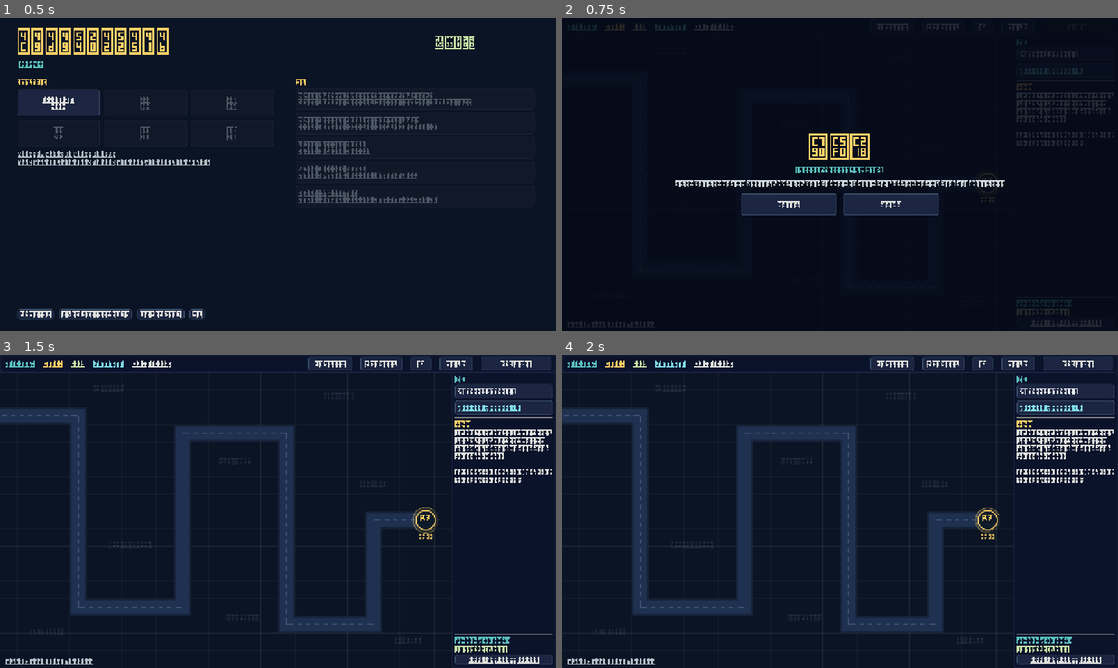
Above: before the commit, frames 1-4 (two rows, left to right).
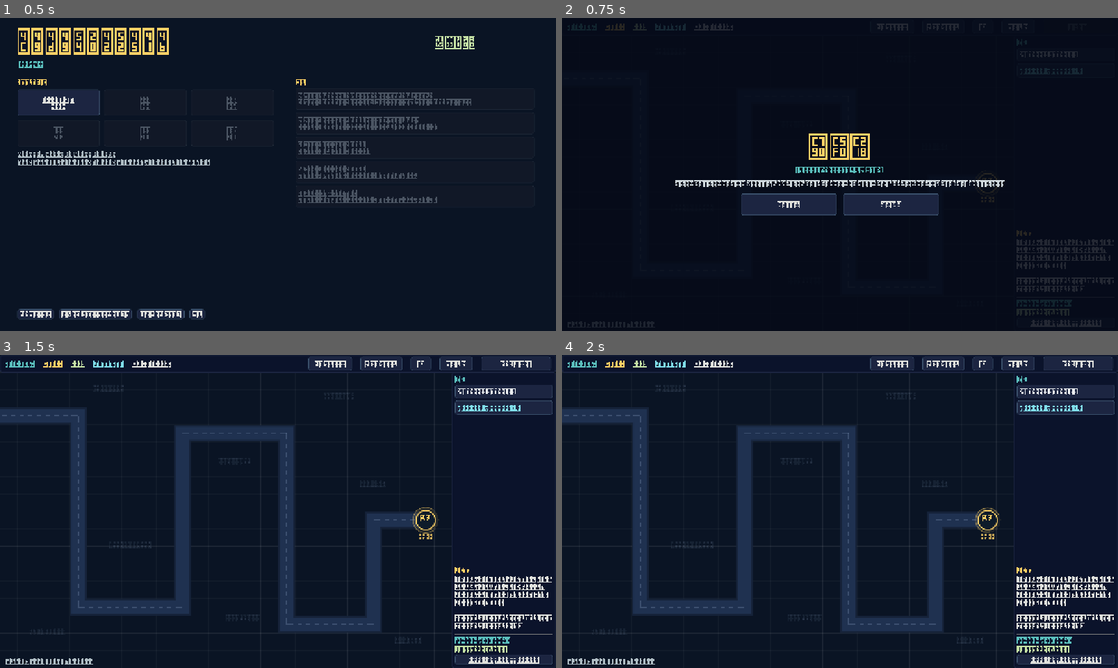
Above: after the commit, the same moments.

Repository: dkssud9999/math-TD
Game: Godot game, scene res://scenes/menu.tscn
Two runs of this game, one before a commit and one after it. Both use one fixed random seed, a clock stepped at 60 frames per second and the inputs below.
Inputs:
- Up to frame 1 (0.5 s): no input
- Up to frame 2 (0.75 s): click "1-1 자연수 ☆☆☆" at 0.5 s
- Up to frame 3 (1.5 s): click "시작 ▶" at 1.25 s
- Up to frame 4 (2 s): no input

Frame 1 is identical in both runs. In frame 2, 1.9% of the frame differs, in the area x 81-100%, y 20-88%; in frame 3, 2.0%, in the area x 81-100%, y 19-88%; in frame 4, 2.0%.

Commit message:
Stronger enemies (multiplicity armour), Σ rework, counterexample dead-end fixes
- Enemies from chapter 2 carry x^m armour: annihilator degree becomes real health;
  ÷x strips layers, D costs one ([D, x] = 1); heavy enemies walk slower.
- Σ: merged leak damage +1 per member; 「기저 정리」 cancels linearly dependent sets
  (exact Gaussian elimination over Q(i)).
- Counterexample absorbed by Σ keeps its identity; finale cleared without the
  counterexample still fires the reveal; x = 0 ultimate skips unmet counterexamples.
- Operator list scrolls so the income buttons stay reachable.
- Next-wave preview shows armour; bot diversifies purchases; balance retuned.

Co-Authored-By: Claude Opus 5.5 <noreply@anthropic.com>
Claude-Session: https://claude.ai/code/session_01Kx8GmJXLMdXoBrxzsHq1Cr

Diff:
--- a/autoload/data.gd
+++ b/autoload/data.gd
@@ -35,7 +35,7 @@
 		"towers": ["sub", "div", "divx", "sqrt", "log2", "diff", "int", "dm1", "harm"]},
 	5: {"name": "5장 · 선형대수", "sub": "L(f + g) = Lf + Lg", "rho": 260, "integrity": 70,
 		"towers": ["sub", "div", "divx", "sqrt", "log2", "diff", "int", "dm1", "harm", "merge"]},
-	6: {"name": "6장 · 연산자 대수", "sub": "eˣ · D · e⁻ˣ = D − 1", "rho": 280, "integrity": 40,
+	6: {"name": "6장 · 연산자 대수", "sub": "eˣ · D · e⁻ˣ = D − 1", "rho": 280, "integrity": 55,
 		"towers": ["sub", "div", "divx", "diff", "int", "dm1", "harm", "merge", "damp"]},
 	7: {"name": "7장 · 시공간", "sub": "□ = ∂ₜ² − ∂ₓ²", "rho": 380, "integrity": 100,
 		"towers": ["sub", "divx", "diff", "int", "dm1", "harm", "merge", "damp", "dtl", "wave"]},
@@ -158,7 +158,7 @@
 	"4-3": {"chapter": 4, "name": "공명", "map": 2, "x_end": 4.0, "base": 7, "growth": 0.9, "interval": [1.1, 0.6],
 		"desc": "x sin x의 소멸자는 (D² + 1)². 같은 고윳값이 두 번 — 공명입니다. 조화 소멸을 거듭제곱으로 연구하세요.",
 		"mix": [["xsin", 2, 1], ["acs", 1, 1], ["xcos", 1, 4], ["cubic", 1, 6]], "boss": [["boss_res", 2]]},
-	"4-4": {"chapter": 4, "name": "진동수", "map": 3, "x_end": 4.0, "base": 7, "growth": 0.9, "interval": [1.1, 0.6],
+	"4-4": {"chapter": 4, "name": "진동수", "map": 3, "x_end": 4.0, "base": 6, "growth": 0.8, "interval": [1.1, 0.6],
 		"desc": "sin 2x의 소멸자는 D² + 4. D² + 1을 쏘면 (−4 + 1)배, 즉 −3배가 됩니다. 진동수를 연구해 ω를 맞추세요.",
 		"mix": [["sin2", 2, 1], ["sin", 1, 1], ["cos2", 1, 4], ["acs", 1, 6]], "boss": [["boss_w2", 2]]},
 	"4-5": {"chapter": 4, "name": "혼성", "map": 4, "x_end": 4.0, "base": 6, "growth": 0.85, "interval": [1.1, 0.6],
@@ -402,7 +402,7 @@
 	{"id": "merge", "chapter": 5, "name": "선형성 Σ", "cost": 20, "req": [], "flag": "met_swarm",
 		"desc": "Σ 타워 해금. 범위 안의 함수들을 하나로 더합니다. 모든 타워는 선형이므로 합친 뒤 한 번에 처리할 수 있습니다."},
 	{"id": "merge2", "chapter": 5, "name": "기저 정리", "cost": 45, "req": ["merge"], "stage": "5-2",
-		"desc": "Σ는 이제 같은 소멸자를 가진 함수끼리만 합칩니다. 소멸자를 키우는 합병을 피합니다."},
+		"desc": "Σ가 계수를 고릅니다. 범위 안의 함수들이 선형 종속이면 (예: 3eˣ와 5eˣ, 또는 sin x, cos x, 2sin x + cos x 셋) 합이 0이 되는 결합을 찾아 모두 소거합니다."},
 	{"id": "damp", "chapter": 6, "name": "켤레 공식", "cost": 25, "req": [], "flag": "met_exp2",
 		"desc": "감쇠장 타워 해금. eˣ · D · e⁻ˣ = D − 1: e⁻ˣ를 곱하면 고윳값이 1씩 내려갑니다."},
 	{"id": "damp2", "chapter": 6, "name": "이중 감쇠", "cost": 45, "req": ["damp"], "stage": "6-2",
@@ -601,8 +601,40 @@
 	return out
 
 
-## The actual function an enemy is made of.
+const ARMOR_KINDS := ["poly", "exp", "trig", "exp2"]
+
+
+## Multiplicity armour: from chapter 2 on, later waves and later chapters multiply enemies by xᵐ.
+## xᵐ·eˣ needs (D − 1)ᵐ⁺¹ — the annihilator's degree is the enemy's real health. ÷x strips one layer per
+## hit and works on every mode at once, but each D first costs a layer: D(xᵐg) = mxᵐ⁻¹g + xᵐg′  ([D, x] = 1).
+func armor_power(tpl: String, wave: int) -> int:
+	var info: Dictionary = TEMPLATES.get(tpl, {})
+	if not ARMOR_KINDS.has(info.get("kind", "")) or COUNTERS.has(tpl) or tpl == "child" or info.get("gen", false):
+		return 0
+	if not STAGES.has(Game.stage_id):
+		return 0
+	var ch := chapter_of(Game.stage_id)
+	if ch < 2:
+		return 0
+	var m := int((clampi(wave, 1, WAVES_PER_STAGE) - 1) / 5.0) + (1 if ch >= 5 else 0)   # w1–5: 0, w6–10: 1, w11–15: 2
+	if info.get("boss", false):
+		m += 1
+	if Game.stage_id.ends_with("-1"):
+		m -= 1   # a chapter's first stage introduces its new operator before the armour arrives
+	return maxi(0, m)
+
+
+## The actual function an enemy is made of (base shape × multiplicity armour).
 func make_expr(tpl: String, rng: RandomNumberGenerator, wave: int = 15) -> Expr:
+	var f := _make_base(tpl, rng, wave)
+	var m := armor_power(tpl, wave)
+	if m > 0:
+		var boss: bool = TEMPLATES[tpl].get("boss", false)
+		f.times_x(m if boss else rng.randi_range(0, m))   # a mix of light and heavy; bosses always carry full armour
+	return f
+
+
+func _make_base(tpl: String, rng: RandomNumberGenerator, wave: int = 15) -> Expr:
 	var w := clampi(wave, 1, WAVES_PER_STAGE)
 	match tpl:
 		"n1":
@@ -777,9 +809,9 @@
 		"wave_l":
 			return Expr.new().add_term(1, 2, 0, 0, 0).add_term(2, 1, 0, 1, 0).add_term(1, 0, 0, 2, 0)
 		"wave_mix":
-			return make_expr("wave2", rng).add_term(1, 0, 1, 0, -1).add_expr(Expr.poly([3]))
+			return _make_base("wave2", rng).add_term(1, 0, 1, 0, -1).add_expr(Expr.poly([3]))
 		"boss_wave":
-			return make_expr("wave3", rng).add_expr(make_expr("wave_l", rng)).add_exp(2)
+			return _make_base("wave3", rng).add_expr(_make_base("wave_l", rng)).add_exp(2)
 		"signal_counter":
 			return _series([1, 3, 5, 7, 9, 11, 13, 15], 4, false)
 		"sig2":
--- a/scripts/enemy.gd
+++ b/scripts/enemy.gd
@@ -51,6 +51,13 @@
 	f = p_f
 	var meta: Dictionary = Data.TEMPLATES[template]
 	base_speed = float(meta["speed"]) * (1.0 + 0.012 * (Game.wave - 1))
+	var armor := 0   # xᵐ armour makes the slope steep; heavy enemies walk slower instead of faster
+	var probe := f.clone()
+	while armor < 8 and probe.divisible_by_x() and not probe.is_constant():
+		probe.div_x()
+		armor += 1
+	if Data.chapter_of(Game.stage_id) >= 2 and armor > 1:
+		base_speed /= 1.0 + 0.25 * (armor - 1)
 	boss = meta.get("boss", false)
 	gen = meta.get("gen", false)
 	special = meta.get("special", "")
@@ -108,7 +115,7 @@
 			sublabel = "「이 적은 이 체계 안에서 처치할 수 없다」"
 		_:
 			label = _short(f.to_text())
-			threat = harm(f.value_at(Game.x_end, tt))
+			threat = harm(f.value_at(Game.x_end, tt)) + (members - 1)   # each function Σ merged in adds 1
 			ann_text = "Ann " + f.annihilator()
 			if f.has_t():
 				ann_text += "   ·   ᵗ " + f.t_annihilator()
@@ -303,6 +310,8 @@
 	if not alive or not o.alive or o == self or special != "" or o.special != "":
 		return
 	f.add_expr(o.f)
+	if Data.COUNTERS.has(o.template) and not Data.COUNTERS.has(template):
+		template = o.template   # a counterexample swallowed by Σ is still the counterexample
 	reward += o.reward
 	members += o.members
 	boss = boss or o.boss
@@ -339,7 +348,7 @@
 func _reach_core() -> void:
 	alive = false
 	if Data.COUNTERS.has(template) and not Progress.flag(Data.COUNTERS[template]["flag"]):
-		if main.counter_reach(template):
+		if main.counter_reach(template, members):
 			queue_free()
 			return
 	if threat == 0:
@@ -370,7 +379,7 @@
 		t_refresh -= delta
 		if t_refresh <= 0.0:
 			t_refresh = 0.25
-			threat = harm(f.value_at(Game.x_end, tt))
+			threat = harm(f.value_at(Game.x_end, tt)) + (members - 1)   # each function Σ merged in adds 1
 		trail_t -= delta
 		if trail_t <= 0.0:
 			trail_t = 0.2
--- a/scripts/expr.gd
+++ b/scripts/expr.gd
@@ -545,6 +545,49 @@
 		if int(key[0]) == 0:
 			return false
 	return true
+
+
+## f → xᵐ · f  (raises the multiplicity of every mode by m: Ann gains m factors per mode)
+func times_x(m: int) -> Expr:
+	var old := t
+	t = {}
+	for key: Array in old:
+		_add(K(int(key[0]) + m, key[1], key[2], key[3], key[4]), old[key])
+	return self
+
+
+## Indices of a linearly dependent subset of fs (Σ cᵢfᵢ = 0 with every listed cᵢ ≠ 0), or [] if independent.
+## Exact Gaussian elimination over ℚ(i), one function at a time.
+static func dependent_set(fs: Array) -> Array:
+	var rows: Array = []   # {piv, vec, combo}
+	for i in fs.size():
+		var vec: Dictionary = (fs[i] as Expr).t.duplicate(true)
+		if vec.is_empty():
+			return [i]
+		var combo := {i: cre(rn(1))}
+		for row: Dictionary in rows:
+			var piv: Array = row["piv"]
+			if not vec.has(piv):
+				continue
+			var c := cdiv(vec[piv], row["vec"][piv])
+			for key: Array in row["vec"]:
+				var nz := cadd(vec.get(key, Z()), cneg(cmul(c, row["vec"][key])))
+				if cz(nz):
+					vec.erase(key)
+				else:
+					vec[key] = nz
+			for j in row["combo"]:
+				var nc := cadd(combo.get(j, Z()), cneg(cmul(c, row["combo"][j])))
+				if cz(nc):
+					combo.erase(j)
+				else:
+					combo[j] = nc
+		if vec.is_empty():
+			var out: Array = combo.keys()
+			out.sort()
+			return out
+		rows.append({"piv": vec.keys()[0], "vec": vec, "combo": combo})
+	return []
 
 
 ## f → f / x
--- a/scripts/hud.gd
+++ b/scripts/hud.gd
@@ -131,6 +131,16 @@
 	vb.add_theme_constant_override("separation", 5)
 	side.add_child(vb)
 	vb.add_child(_label("연산", 13, Color("5bc0be")))
+	# the operator list scrolls, so a long list never pushes the income buttons off-screen
+	var scroll := ScrollContainer.new()
+	scroll.horizontal_scroll_mode = ScrollContainer.SCROLL_MODE_DISABLED
+	scroll.size_flags_vertical = Control.SIZE_EXPAND_FILL
+	scroll.custom_minimum_size = Vector2(0, 110)
+	vb.add_child(scroll)
+	var list := VBoxContainer.new()
+	list.size_flags_horizontal = Control.SIZE_EXPAND_FILL
+	list.add_theme_constant_override("separation", 5)
+	scroll.add_child(list)
 	var idx := 1
 	var grouped := Data.chapter_of(Game.stage_id) >= 2
 	var arith_count := 0
@@ -146,7 +156,7 @@
 		group_button.alignment = HORIZONTAL_ALIGNMENT_LEFT
 		group_button.custom_minimum_size = Vector2(0, 24)
 		group_button.add_theme_color_override("font_color", Color("b0bec5"))
-		vb.add_child(group_button)
+		list.add_child(group_button)
 	for type in main.available_towers:
 		var b := _button("", main.select_build.bind(type), 14)
 		b.toggle_mode = true
@@ -155,7 +165,7 @@
 		b.add_theme_color_override("font_color", Data.TOWERS[type]["color"])
 		b.tooltip_text = "[%d] %s" % [idx, Data.TOWERS[type]["desc"]]
 		tower_buttons[type] = b
-		vb.add_child(b)
+		list.add_child(b)
 		idx += 1
 	vb.add_child(HSeparator.new())
 	info_title = _label("", 16, Color("ffd166"))
@@ -180,9 +190,6 @@
 		else:
 			main.cycle_target(), 13)
 	vb.add_child(btn_target)
-	var spacer := Control.new()
-	spacer.size_flags_vertical = Control.SIZE_EXPAND_FILL
-	vb.add_child(spacer)
 	vb.add_child(HSeparator.new())
 	vb.add_child(_label("수입 (웨이브 중에만)", 12, Color("5bc0be")))
 	lbl_formula = _label("", 15, Color("c5e1a5"))
--- a/scripts/main.gd
+++ b/scripts/main.gd
@@ -185,6 +185,11 @@
 	if Game.stage_id == "1-6" and not Progress.flag("fake_ending"):
 		_start_credits()
 		return
+	# a finale cleared without the counterexample ever reaching the core (F9, x = 0, …) must still open the next chapter
+	var ctr: String = Data.STAGES[Game.stage_id].get("counter", "")
+	if ctr != "" and not Progress.flag(Data.COUNTERS[ctr]["flag"]):
+		on_counterexample(ctr)
+		return
 	if Data.STAGES[Game.stage_id].get("final", false):
 		Progress.set_flag("true_end")
 		state = "credits"
@@ -264,8 +269,8 @@
 
 
 ## A counterexample reached the core. Returns true once it has reached `need` times and the reveal fires.
-func counter_reach(tpl: String) -> bool:
-	counter_hits[tpl] = int(counter_hits.get(tpl, 0)) + 1
+func counter_reach(tpl: String, count: int = 1) -> bool:
+	counter_hits[tpl] = int(counter_hits.get(tpl, 0)) + count
 	if int(counter_hits[tpl]) >= int(Data.COUNTERS[tpl].get("need", 1)):
 		on_counterexample(tpl)
 		return true
@@ -321,8 +326,13 @@
 		return ""
 	var groups: Array = waves[Game.wave]
 	var parts := PackedStringArray()
+	var lv: int = int(wave_levels[Game.wave]) if Game.wave < wave_levels.size() else Game.wave + 1
 	for g in groups:
-		parts.append("%s ×%d" % [_tpl_name(g[0]), int(g[1])])
+		var armor := Data.armor_power(g[0], lv)
+		var tag := ""
+		if armor > 0:   # multiplicity armour: bosses carry exactly xᵐ, others anywhere from 1 to xᵐ
+			tag = (" · x%s" if Data.TEMPLATES[g[0]].get("boss", false) else " · ≤x%s") % (Expr.sup(armor) if armor > 1 else "")
+		parts.append("%s%s ×%d" % [_tpl_name(g[0]), tag, int(g[1])])
 	return "다음 웨이브 %d:   %s" % [Game.wave + 1, "   ·   ".join(parts)]
 
 
@@ -347,6 +357,9 @@
 		return
 	var hit := 0
 	for e in get_tree().get_nodes_in_group("enemies"):
+		if Data.COUNTERS.has(e.template) and not Progress.flag(Data.COUNTERS[e.template]["flag"]):
+			spawn_text(e.global_position + Vector2(0, -40), "반례에는 대입이 통하지 않습니다", Color("ef5350"), 14)
+			continue
 		if e.alive and e.special == "" and not e.f.is_constant():
 			e.f.subst_x0()
 			e.flash = 0.4
@@ -404,7 +417,7 @@
 				steps.append([tw.glyph(), g.to_text()])
 		if g.is_zero():
 			break
-	var dmg: int = 0 if g.is_zero() else EnemyScript.harm(g.value_at(Game.x_end, e.tt))
+	var dmg: int = 0 if g.is_zero() else EnemyScript.harm(g.value_at(Game.x_end, e.tt)) + int(e.members) - 1
 	return {"steps": steps, "dead": g.is_zero(), "f": g, "dmg": dmg}
 
 
@@ -940,7 +953,7 @@
 	var best_score := -1.0
 	for type in counts:
 		# value per ρ, with diminishing returns for duplicates
-		var sc: float = float(counts[type]) / float(Data.TOWERS[type]["cost"]) / (1.0 + 0.35 * int(owned.get(type, 0)))
+		var sc: float = float(counts[type]) / float(Data.TOWERS[type]["cost"]) / (1.0 + (0.8 if Data.chapter_of(Game.stage_id) >= 3 else 0.35) * int(owned.get(type, 0)))
 		if sc > best_score:
 			best_score = sc
 			best = type
--- a/scripts/tower.gd
+++ b/scripts/tower.gd
@@ -312,28 +312,32 @@
 	main.spawn_projectile(global_position + aim * 16.0, tg, type, op_params(), data["color"])
 
 
-## Σ: add up to k functions in range into the leader. With 「기저 정리」 only same-annihilator functions merge.
+## Σ: add up to k functions in range into the leader (the one furthest along).
+## With 「기저 정리」 it first looks for a linearly dependent subset and cancels it to 0.
 func _do_merge(cands: Array) -> bool:
 	if cands.size() < 2:
 		return false
 	var k := int(power())
-	var smart := Progress.has("merge2")
-	var groups := {}
-	for e in cands:
-		var key: String = e.ann_text if smart else "all"
-		if not groups.has(key):
-			groups[key] = []
-		groups[key].append(e)
-	var best: Array = []
-	for key in groups:
-		if groups[key].size() > best.size():
-			best = groups[key]
-	if best.size() < 2:
-		return false
-	best.sort_custom(func(a, b): return a.progress > b.progress)
-	var leader = best[0]
-	for i in range(1, mini(k, best.size())):
-		var o = best[i]
+	cands.sort_custom(func(a, b): return a.progress > b.progress)
+	var pool: Array = cands.slice(0, k)
+	if Progress.has("merge2"):
+		var fs: Array = []
+		for e in pool:
+			fs.append(e.f)
+		var dep: Array = Expr.dependent_set(fs)
+		if dep.size() >= 2:
+			var at: Vector2 = pool[dep[0]].global_position
+			for i in dep:
+				main.spawn_zap(global_position, pool[i].global_position, data["color"])
+			main.spawn_text(at + Vector2(0, -34), "선형 종속 → 0", data["color"], 16)
+			for i in dep:
+				pool[i]._die()
+			Sfx.play("pulse", 1.5)
+			flash = 0.2
+			return true
+	var leader = pool[0]
+	for i in range(1, pool.size()):
+		var o = pool[i]
 		main.spawn_zap(o.global_position, leader.global_position, data["color"])
 		leader.absorb(o)
 		if not leader.alive:
@@ -364,7 +368,7 @@
 		"harm":
 			lines.append("연산: f → (D² + %d)%s f" % [omega * omega, Expr.sup(int(power())) if int(power()) > 1 else ""])
 		"merge":
-			lines.append("연산: 최대 %d개를 f₁ + f₂ + … 로 합침%s" % [int(power()), "  (같은 소멸자끼리만)" if Progress.has("merge2") else ""])
+			lines.append("연산: 최대 %d개를 f₁ + f₂ + … 로 합침%s" % [int(power()), "  · 선형 종속이면 0으로 소거" if Progress.has("merge2") else ""])
 		"damp":
 			lines.append("연산: f → e⁻%sˣ · f  (μ → μ − %d)" % ["" if int(power()) == 1 else "²", int(power())])
 		"dtl":
--- a/tests/test_expr.gd
+++ b/tests/test_expr.gd
@@ -335,5 +335,24 @@
 		z.collapse()
 		check(absf(z.value_at(5.0) - r.value_at(0.0)) < 1e-9 * maxf(1.0, absf(r.value_at(0.0))), "f(0) for " + name)
 
+	# multiplicity armour and linear dependence (Σ with 「기저 정리」)
+	var ar = E.new().add_exp(3).times_x(3)
+	check(txt(ar) == "3x³eˣ", "x³ · 3eˣ  got " + txt(ar))
+	var ac = ar.clone()
+	for i in 3:
+		ac.apply_dl(1)
+	check(not ac.is_zero(), "(D − 1)³ does not kill x³eˣ")
+	ac.apply_dl(1)
+	check(ac.is_zero(), "(D − 1)⁴ kills x³eˣ")
+	var ad = ar.clone()
+	ad.derive()
+	ad.div_x()
+	ad.div_x()
+	check(not ad.divisible_by_x(), "D(x³eˣ) = (3x² + x³)eˣ: divisible by x² only — D costs one layer of ÷x")
+	check(E.dependent_set([E.new().add_exp(3), E.new().add_exp(5)]) == [0, 1], "3eˣ, 5eˣ dependent")
+	check(E.dependent_set([E.new().add_exp(3), E.new().add_trig(0, 1)]) == [], "eˣ, sin x independent")
+	check(E.dependent_set([E.new().add_trig(0, 1), E.poly([4]), E.new().add_trig(1, 0), E.new().add_trig(1, 2)]) == [0, 2, 3], "sin, 4, cos, 2sin+cos → {sin, cos, 2sin+cos}")
+	check(E.dependent_set([E.new().add_exp(2).times_x(1), E.new().add_exp(2).times_x(2)]) == [], "xeˣ, x²eˣ independent")
+
 	print("expr checks: %d, failures: %d" % [checks, fails])
 	quit(1 if fails > 0 else 0)
Not shown, changed: HANDOFF.md
Not shown, changed: tests/balance.sh
